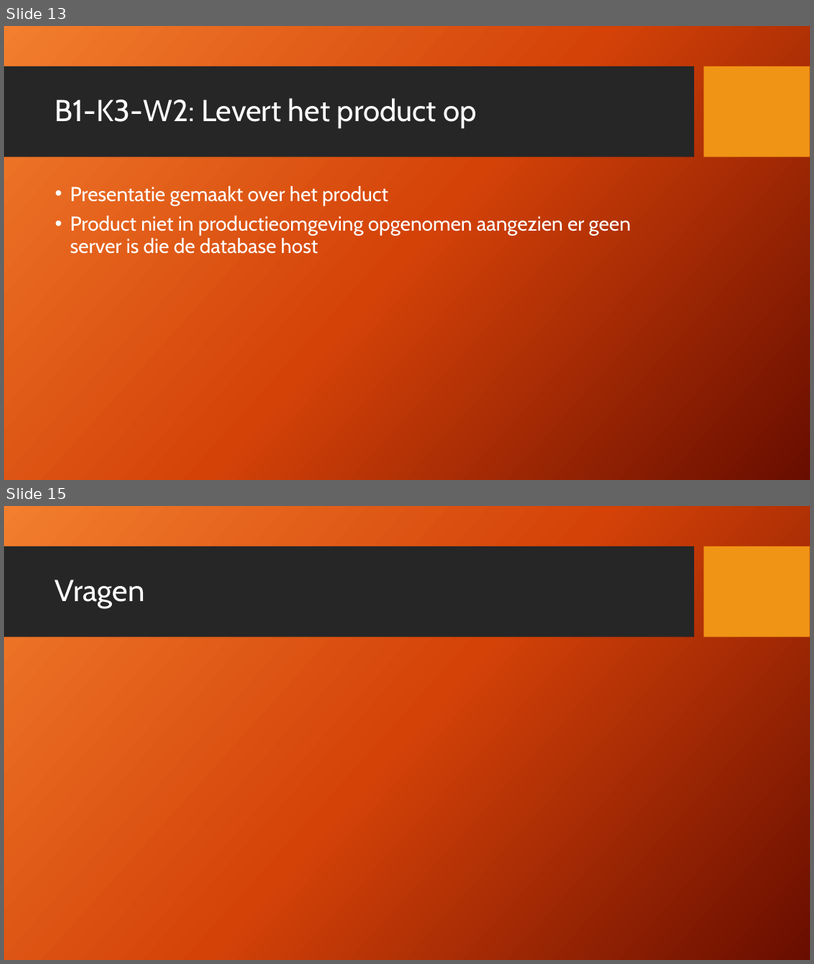
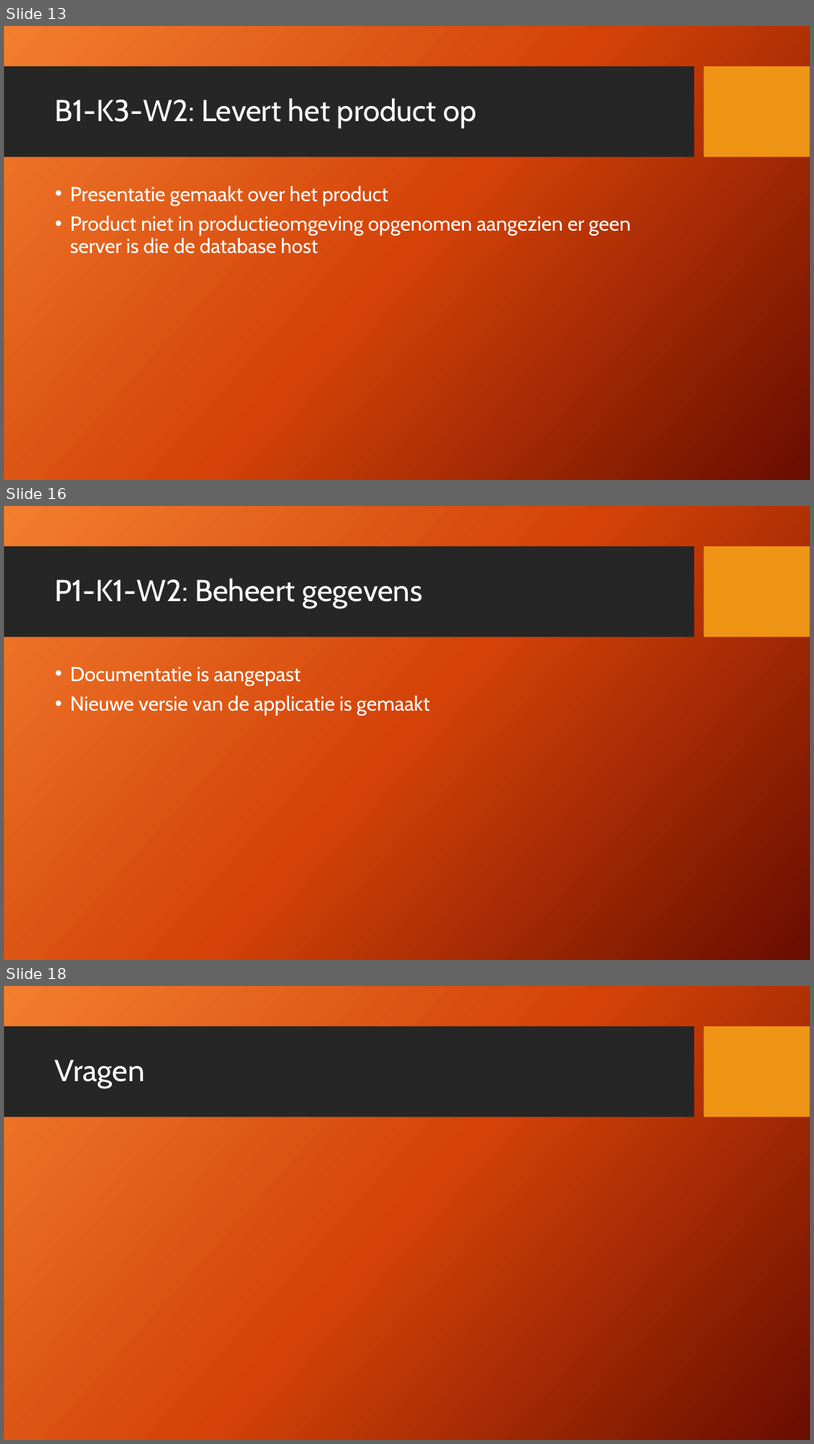
Before and after one commit to Kurtsuside1/Plotter-Data, a slide deck: PVB opdracht.pptx. Shown one above the other, each under a label of ours: slides 13 and 15 before the commit, slides 13, 16 and 18 after it; the slides between them are not shown. The pictures are 814x964 and 814x1444 pixels, drawn with LibreOffice and Linux fonts; fonts in the diff are those of the drawing; background and template pictures are left out. Boxes give left, top, right and bottom in pixels: in the first picture for what was removed or moved away, otherwise in the second. Text is boxed around its words. In the diff, an @@ line names an element or a change of style, - is before the commit and + after.

```diff
--- a/PVB opdracht.pptx
+++ b/PVB opdracht.pptx
@@ slide 16 added at <box>4,506,810,960</box>, background picture (left out); not listed: 2 template elements that a slide beside it also shows @@
@@ title added at <box>55,578,422,608</box>, 36 pt, text #FFFFFF @@
+P1-K1-W2: Beheert gegevens
@@ text added at <box>70,667,430,716</box>, 24 pt, text #FFFFFF @@
+• Documentatie is aangepast
+• Nieuwe versie van de applicatie is gemaakt
@@ what was slide 15 is now slide 18 @@
```
Also in this commit, not shown: 2 slides changed, 2 other slides added.
